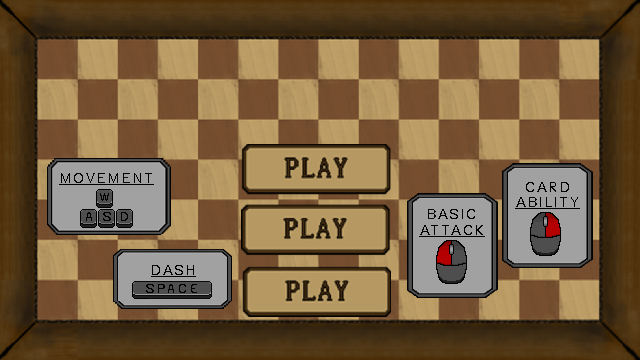
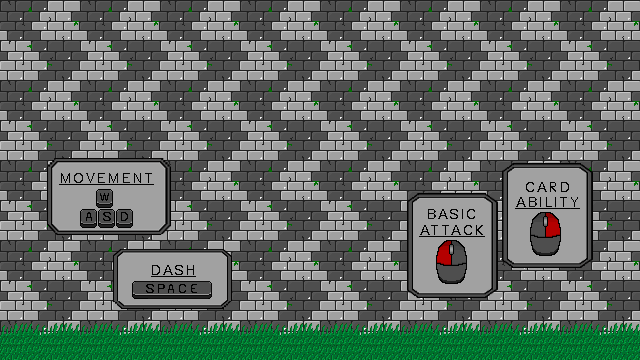
Two versions of the same layered image (640 x 360). Layer-by-layer changes:
painted on "Keys" over <box>0,7,434,360</box>
painted on "Space" over <box>23,125,343,360</box>
painted on "SpaceBoard" over <box>51,213,499,360</box>
painted on "MouseLeft" over <box>387,127,640,360</box>
hid "buttons" over <box>198,90,454,346</box>
hid "wood_arena_v1.png", painted on it over <box>0,0,640,360</box>
painted on "Main Background" over <box>0,0,640,360</box>
